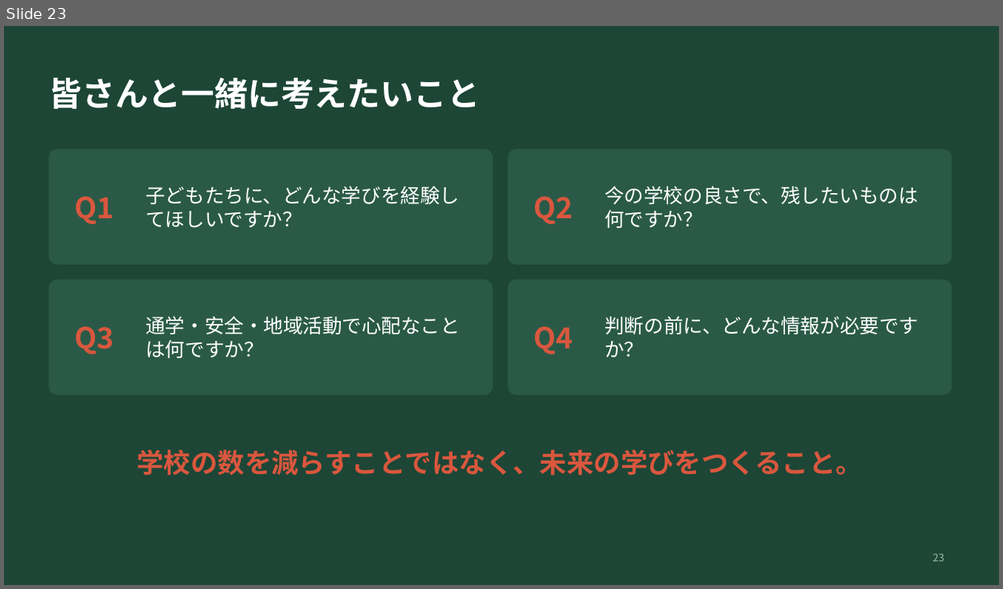
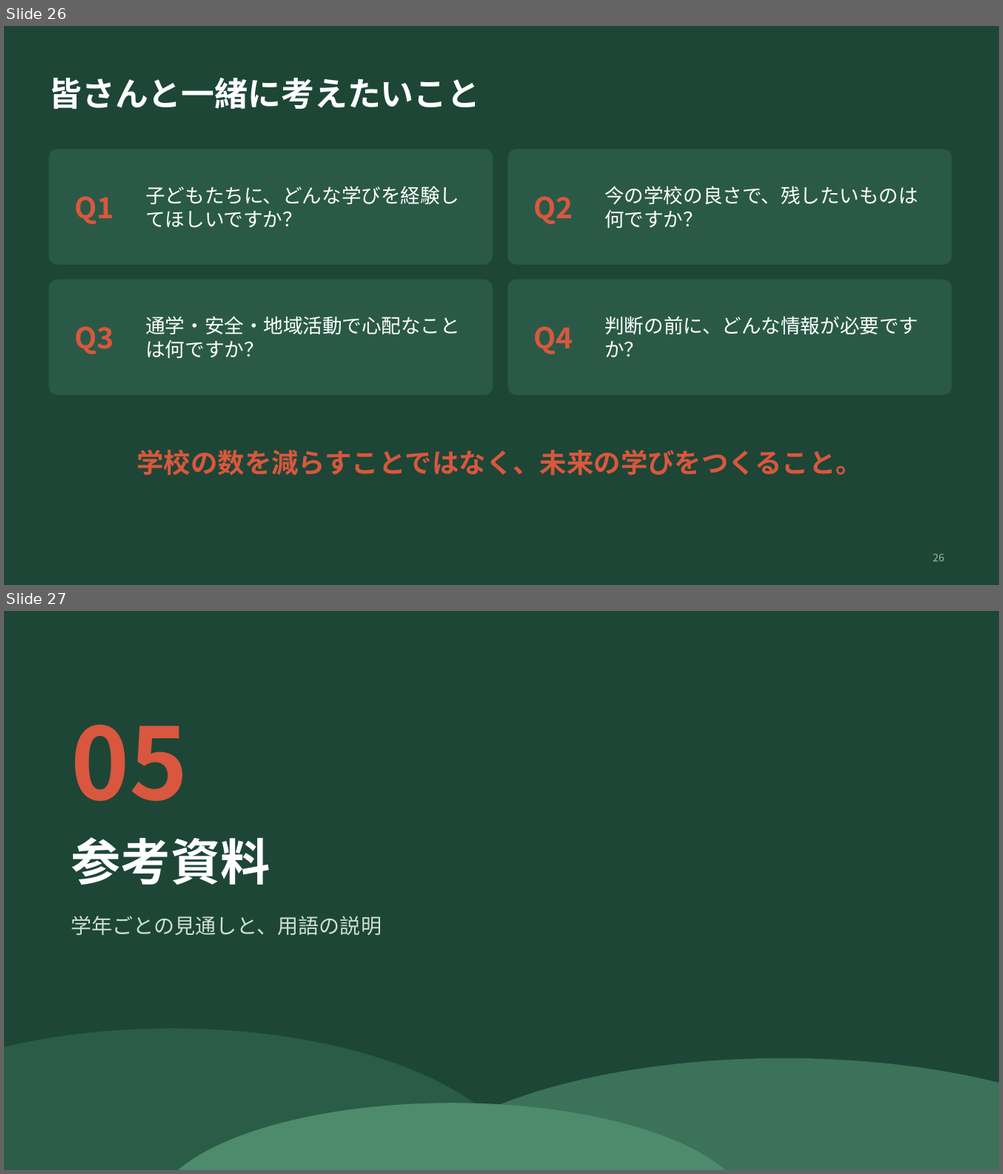
Before and after one commit to Masaki12008/GS, a slide deck: output/若穂地区_住民説明会資料.pptx. Shown one above the other, each under a label of ours: slide 23 before the commit, slides 26 and 27 after it. The pictures are 1003x589 and 1003x1174 pixels, drawn with LibreOffice and Linux fonts; fonts in the diff are those of the drawing. Boxes give left, top, right and bottom in pixels: in the first picture for what was removed or moved away, otherwise in the second. Text is boxed around its words. In the diff, an @@ line names an element or a change of style, - is before the commit and + after.

```diff
--- a/output/若穂地区_住民説明会資料.pptx
+++ b/output/若穂地区_住民説明会資料.pptx
@@ slide 27 added at (x1=4, y1=611, x2=999, y2=1170), background #1D4636 @@
@@ text added at (x1=71, y1=724, x2=189, y2=801), 96 pt, text #D9573E, bold @@
+05
@@ text added at (x1=71, y1=837, x2=270, y2=885), 48 pt, text #FFFFFF, bold @@
+参考資料
@@ text added at (x1=71, y1=916, x2=381, y2=936), 20 pt, text #CFE0D6 @@
+学年ごとの見通しと、用語の説明
@@ ellipse added at (x1=4, y1=1029, x2=526, y2=1170), fill #2A5C47 @@
@@ ellipse added at (x1=392, y1=1059, x2=999, y2=1170), fill #3B7259 @@
@@ ellipse added at (x1=153, y1=1103, x2=750, y2=1170), fill #4E8A6C @@
@@ what was slide 23 is now slide 26 @@
@@ page number at (x1=933, y1=554, x2=945, y2=562): text changed @@
-23
+26
```
Also in this commit, not shown: 9 slides changed, 7 other slides added, 3 other files.
